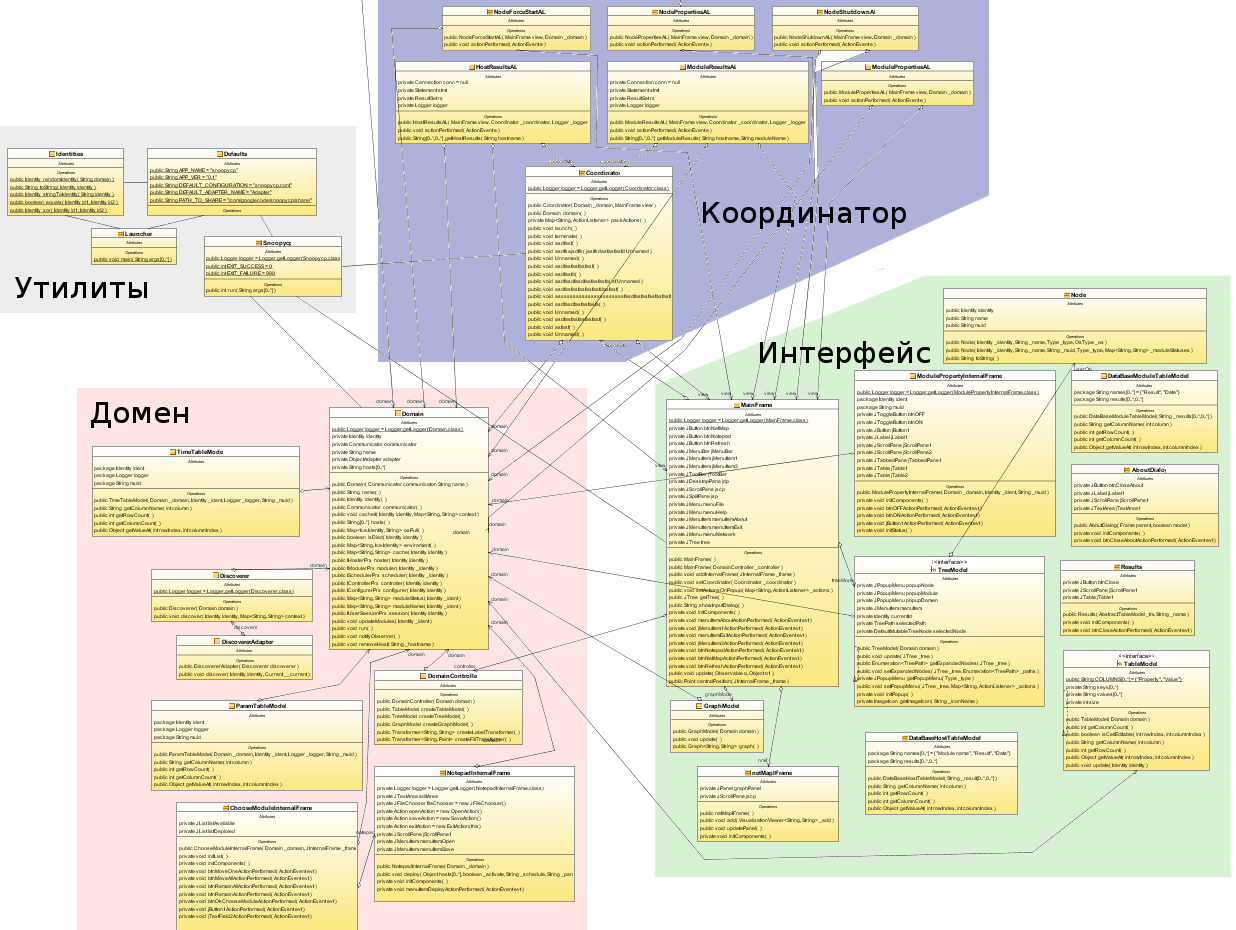
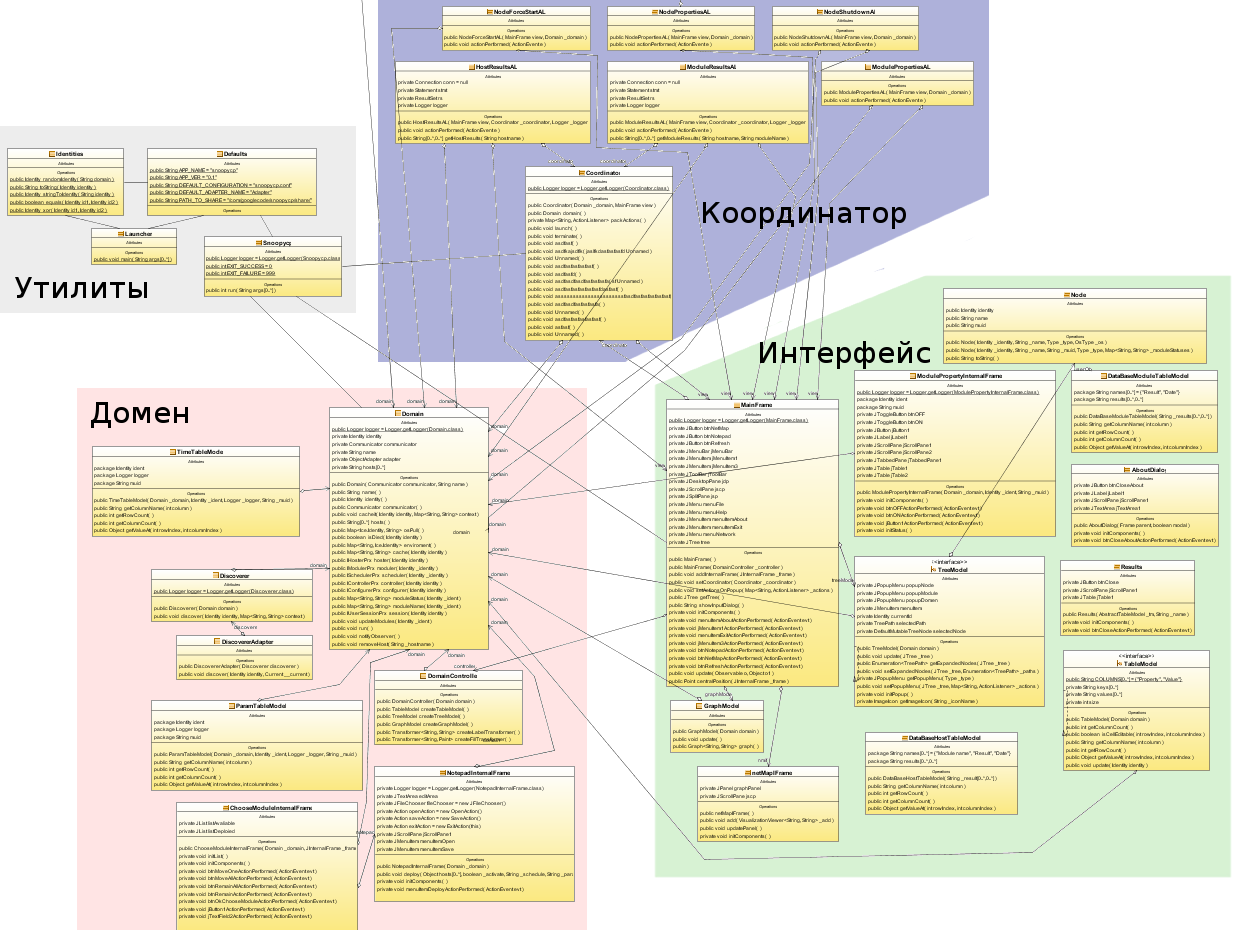
Comparing the layer stacks of the two 1236 x 930 images. Changes:
painted on "Фон" over [814, 51, 865, 179]
